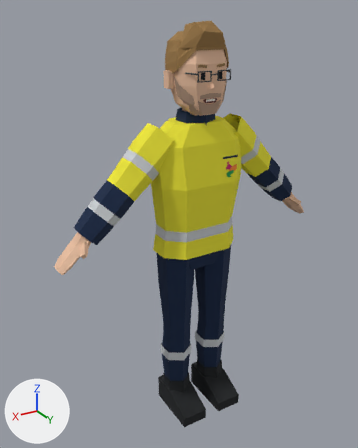
An edit to the Blender file characters/glasses_engineer/glasses_engineer_ppe.blend, drawn before and after from the same camera.
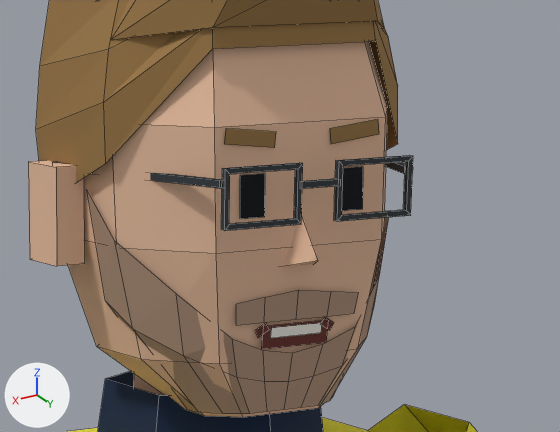
Each version appears first whole from a camera (50 mm lens) standing at (1.118, 1.723, 1.843) and looking at (0.063, -0.036, 0.964), and next in a close-up on the part from 44% to 72% of the width and 9% to 26% of the height. Every picture has the same lights, and +X, +Y and +Z are marked at lower left. The first two pictures are the older version. The close-ups show mesh edges as thin lines.

The first close-up shows 'glasses_engineer_ppe'.
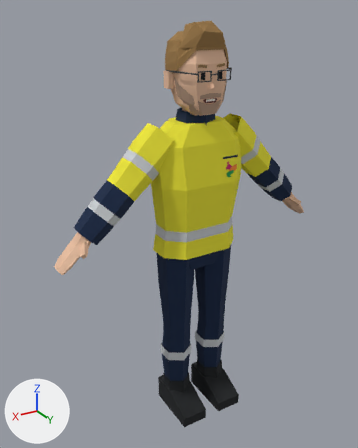
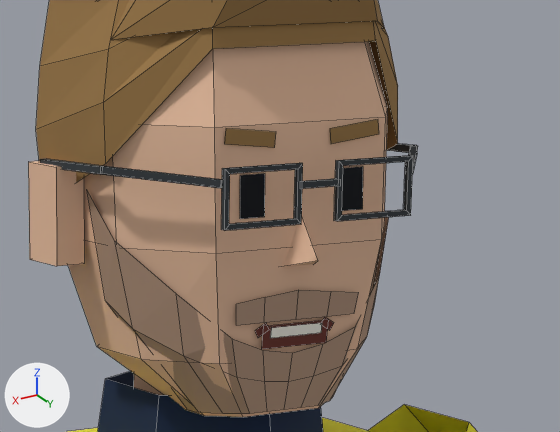
Patch to the scene script:
```diff
--- a/characters/glasses_engineer/glasses_engineer_ppe.blend.py
+++ b/characters/glasses_engineer/glasses_engineer_ppe.blend.py
@@ me_glasses_engineer_ppe @@
 # used by ob_glasses_engineer_ppe; location = (0.0, 0.0, 0.0)
-me_glasses_engineer_ppe.from_pydata(...)  # 756 vertices, 540 faces; spans x -0.65..0.65, y -0.12..0.18, z 0.0..1.81
+me_glasses_engineer_ppe.from_pydata(...)  # 772 vertices, 552 faces; spans x -0.65..0.65, y -0.12..0.18, z 0.0..1.81
+# me_glasses_engineer_ppe part 1
+# 1 vertex is removed from x -0.12, y -0.02, z 1.63
+# 6 faces are deleted
+# 7 vertices move from x -0.12..0.12, y -0.02, z 1.63 to x -0.13..0.13, y 0.05..0.06, z 1.63
+# 17 vertices are added at x -0.13..0.13, y -0.02..0.06, z 1.63
+# 18 new faces join them
 me_glasses_engineer_ppe.materials.append(mat_m_characterpalette)
```

Location of each change, [x1, y1, x2, y2] in pixels of the close-ups (560 x 432 px):
part 1 of me_glasses_engineer_ppe, built on
    before: [52, 156, 409, 210]
    after: [40, 143, 418, 210]
